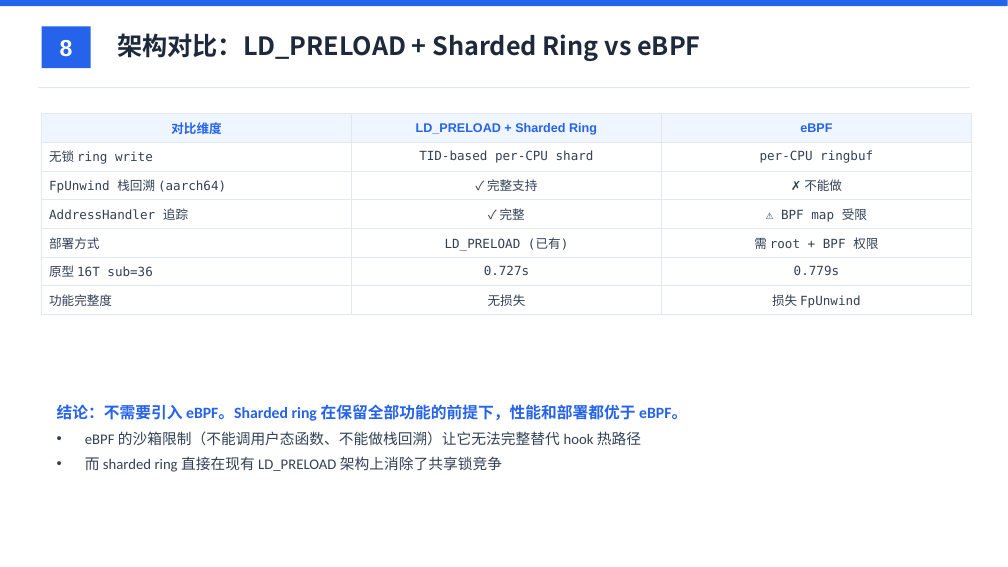
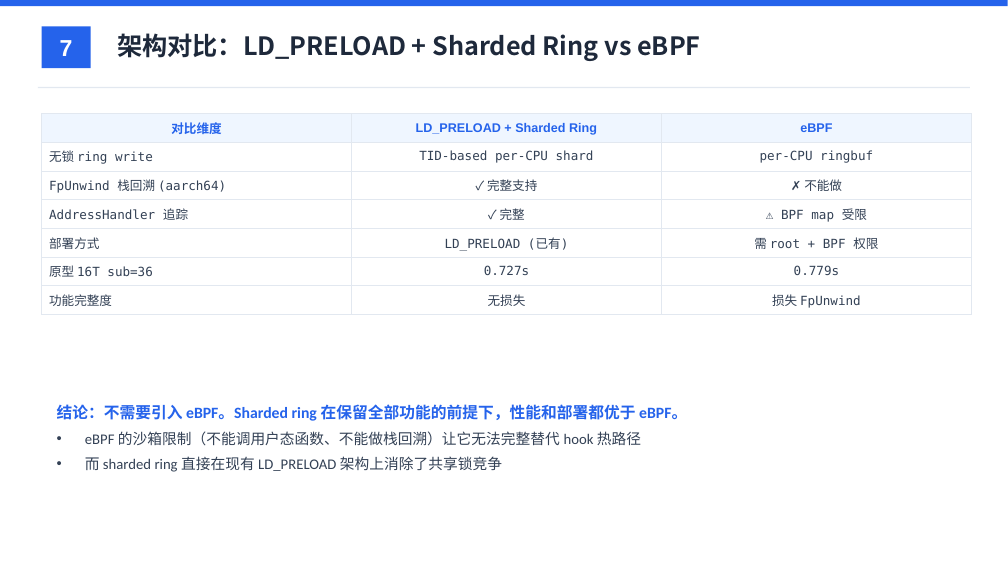
Before and after one commit to YiChiChen1106/Nativehook_linux_planb, a slide deck: slide 7 of presentation/native_hook_progress_2026-06-11.pptx (slide 8 before the commit). Drawn at 1008x567 pixels with LibreOffice and Linux fonts; fonts in the diff are those of the drawing. Boxes give left, top, right and bottom in pixels: in the first picture for what was removed or moved away, otherwise in the second. Text is boxed around its words. In the diff, an @@ line names an element or a change of style, - is before the commit and + after.

```diff
--- a/presentation/native_hook_progress_2026-06-11.pptx
+++ b/presentation/native_hook_progress_2026-06-11.pptx
@@ text at <box>60,40,73,56</box>: text changed @@
-8
+7
```
Also in this commit, not shown: 2 other slides changed, 2 other files.
